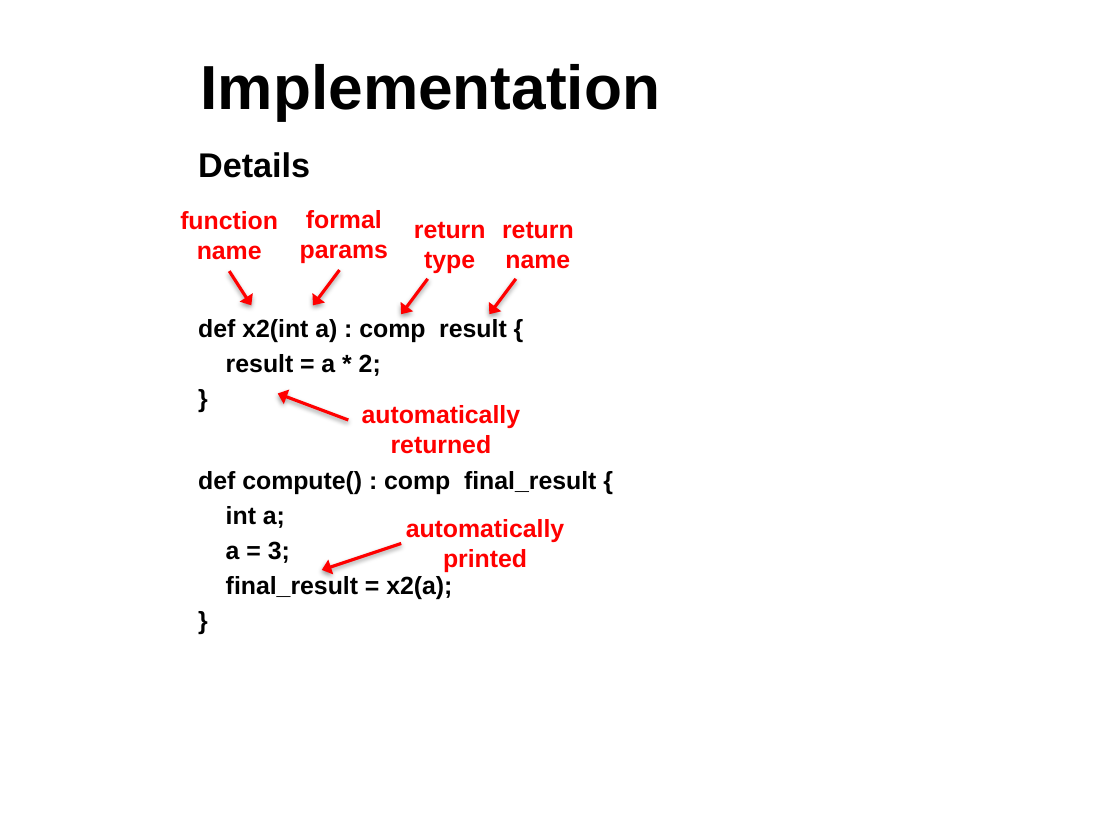
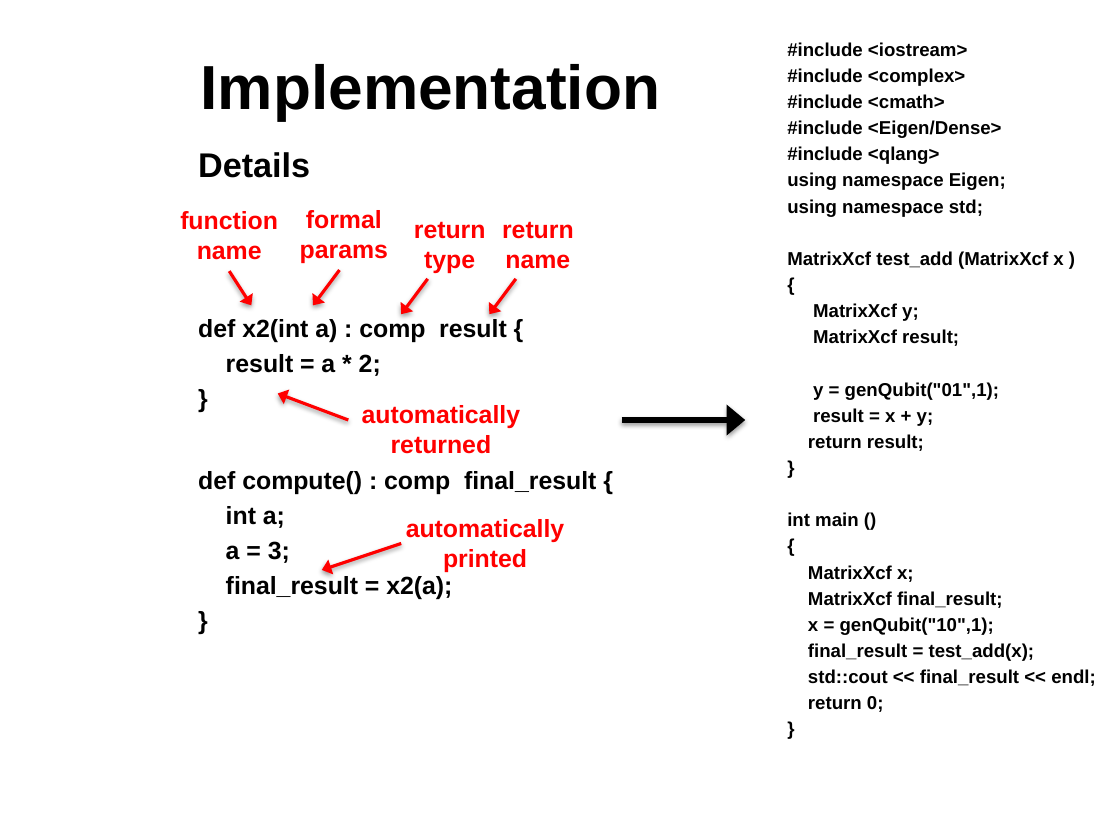
Before and after one commit to sdk21/PLT, a slide deck: slide 13 of Demo/Qlang.pptx (slide 14 before the commit). Drawn at 1120x840 pixels with LibreOffice and Linux fonts; fonts in the diff are those of the drawing; background and template pictures are left out. Boxes give left, top, right and bottom in pixels: in the first picture for what was removed or moved away, otherwise in the second. Text is boxed around its words. In the diff, an @@ line names an element or a change of style, - is before the commit and + after.

Commit message:
more updates

```diff
--- a/Demo/Qlang.pptx
+++ b/Demo/Qlang.pptx
@@ text added at <box>787,42,1096,712</box>, 12 pt, text #000000, bold @@
+#include <iostream>
+#include <complex>
+#include <cmath>
+#include <Eigen/Dense>
+#include <qlang>
+using namespace Eigen;
+using namespace std;
+MatrixXcf test_add (MatrixXcf x )
+{
+MatrixXcf y;
+MatrixXcf result;
+y = genQubit("01",1);
+result = x + y;
+return result;
+}
+int main ()
+{
+MatrixXcf x;
+MatrixXcf final_result;
+x = genQubit("10",1);
+final_result = test_add(x);
+std::cout << final_result << endl;
+return 0;
+}
@@ arrow added from (622, 420) to (745, 420), #000000 4 pt @@
```
Also in this commit, not shown: 7 other slides changed, 1 slide added.
